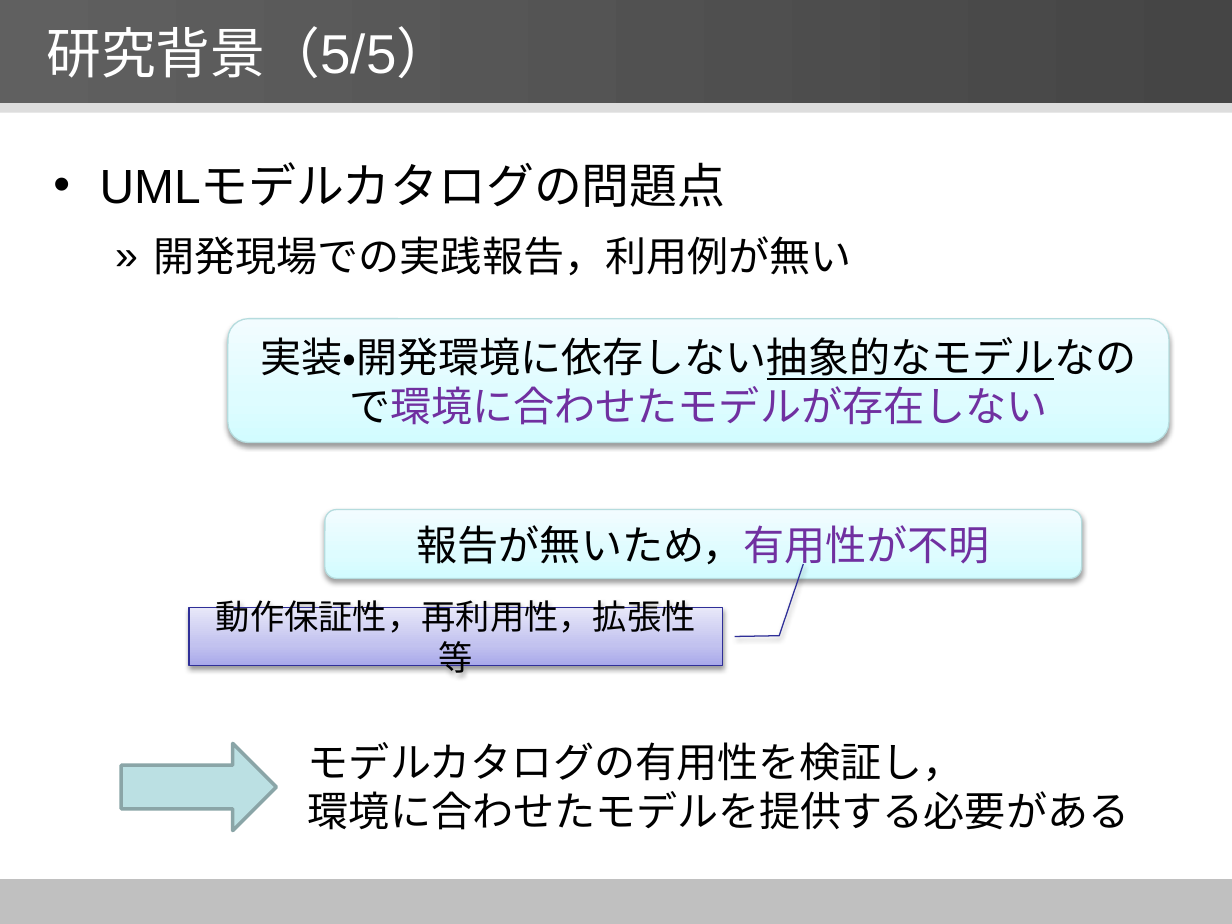
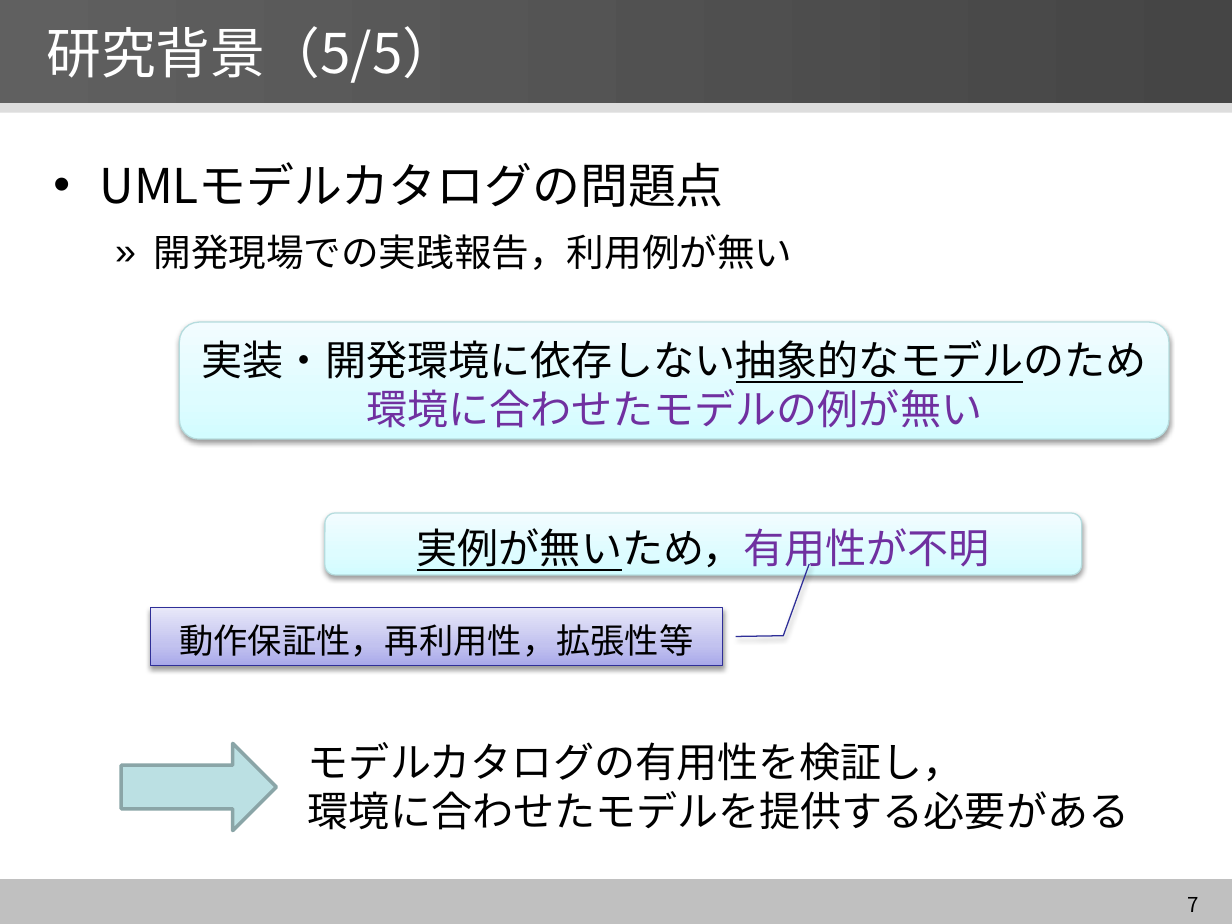
Before and after one commit to YutaNiimura/leJOS-OSEK, a slide deck: slide 7 of 中間発表関連/5I25新村祐太 中間発表スライドver2.0.pptx. Drawn at 1232x924 pixels with LibreOffice and Linux fonts; fonts in the diff are those of the drawing. Boxes give left, top, right and bottom in pixels: in the first picture for what was removed or moved away, otherwise in the second. Text is boxed around its words. In the diff, an @@ line names an element or a change of style, - is before the commit and + after.

```diff
--- a/中間発表関連/5I25新村祐太 中間発表スライドver2.0.pptx
+++ b/中間発表関連/5I25新村祐太 中間発表スライドver2.0.pptx
@@ title "研究背景（5/5）" at [46,26,457,83]: font Arial to Noto Sans CJK JP @@
@@ text "UMLモデルカタログの問題点" at [100,162,793,270]: font Arial to Noto Sans CJK JP; size 24 to 22 pt in "開発現場での実践報告，利用例が無い" @@
@@ rounded rectangle "実装・開発環境に依存しない抽象的なモデルのため 環境に合わせたモデルの例が無い": place and size @@
-rounded rectangle "実装・開発環境に依存しない抽象的なモデルのため 環境に合わせたモデルの例が無い" at [228,319,1169,444]
+rounded rectangle "実装・開発環境に依存しない抽象的なモデルのため 環境に合わせたモデルの例が無い" at [180,322,1169,439]
@@ text in rounded rectangle at [202,340,1147,428]: text changed; font Arial to Noto Sans CJK JP @@
-実装・開発環境に依存しない抽象的なモデルなので環境に合わせたモデルが存在しない
+実装・開発環境に依存しない抽象的なモデルのため
+環境に合わせたモデルの例が無い
@@ rounded rectangle "実例が無いため，有用性が不明": place and size @@
-rounded rectangle "実例が無いため，有用性が不明" at [325,510,1082,579]
+rounded rectangle "実例が無いため，有用性が不明" at [325,513,1082,574]
@@ text in rounded rectangle at [417,528,990,574]: text changed; font Arial to Noto Sans CJK JP @@
-報告が無いため，有用性が不明
+実例が無いため，有用性が不明
@@ border callout "動作保証性，再利用性，拡張性等" at [150,607,723,665]: font Arial to Noto Sans CJK JP @@
@@ border callout "動作保証性，再利用性，拡張性等": place and size @@
-border callout "動作保証性，再利用性，拡張性等" at [190,607,723,665]
+border callout "動作保証性，再利用性，拡張性等" at [150,607,723,665]
@@ page number added at [1188,897,1199,912], 12 pt, text #000000 @@
+7
```
Also in this commit, not shown: 19 other slides changed.
